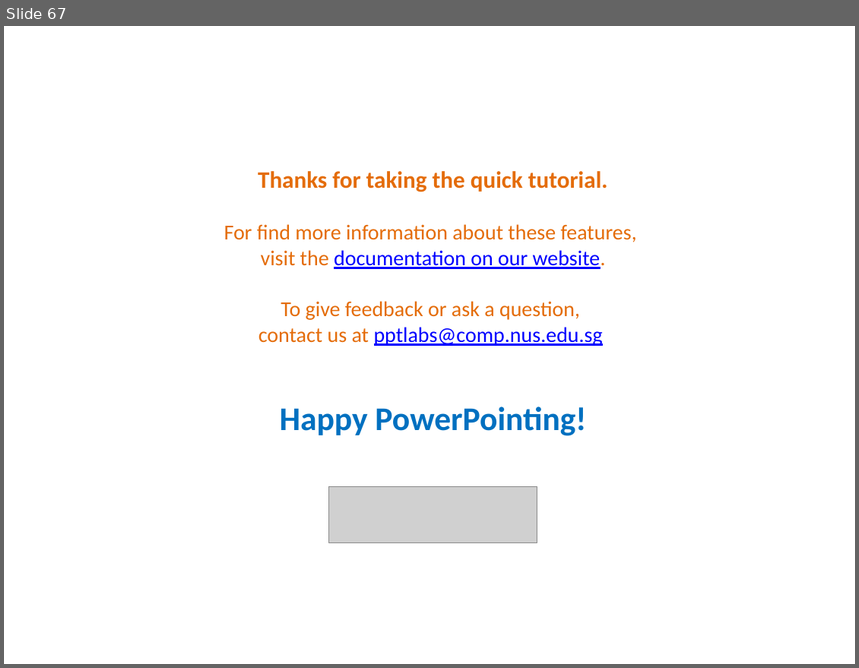
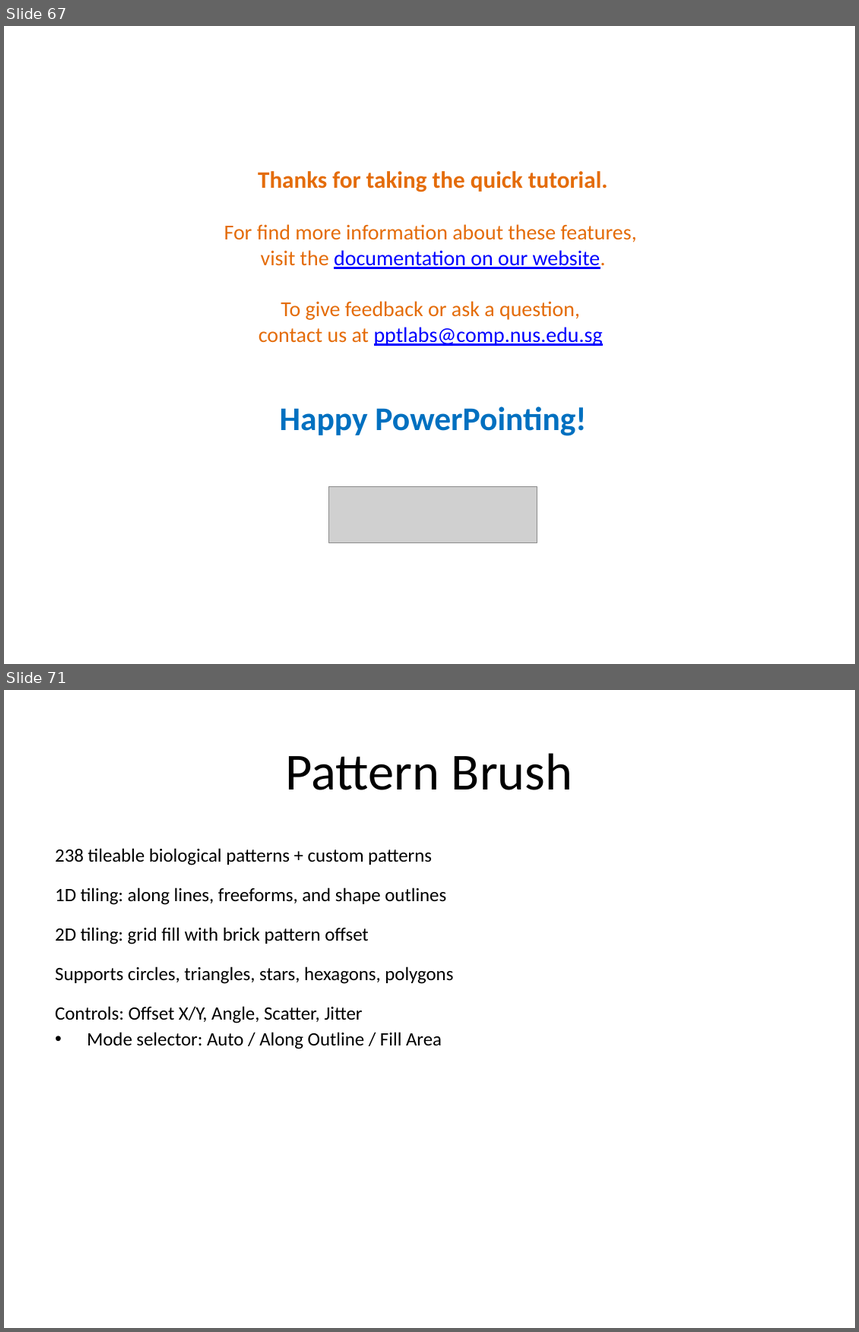
Before and after one commit to TriasJ/BiomedPPTX, a slide deck: doc/Tutorial.pptx. Shown one above the other, each under a label of ours: slide 67 before the commit, slides 67 and 71 after it; the slides between them are not shown. The pictures are 859x668 and 859x1332 pixels, drawn with LibreOffice and Linux fonts; fonts in the diff are those of the drawing; grey boxes stand for pictures. Boxes give left, top, right and bottom in pixels: in the first picture for what was removed or moved away, otherwise in the second. Text is boxed around its words. In the diff, an @@ line names an element or a change of style, - is before the commit and + after.

```diff
--- a/doc/Tutorial.pptx
+++ b/doc/Tutorial.pptx
@@ slide 71 added at (4,690,855,1328), background #FFFFFF @@
@@ title added at (286,753,573,790), 44 pt, text #000000 @@
+Pattern Brush
@@ text added at (55,848,453,1049), 16 pt, text #000000 @@
+• 238 tileable biological patterns + custom patterns
+  1D tiling: along lines, freeforms, and shape outlines
+  2D tiling: grid fill with brick pattern offset
+  Supports circles, triangles, stars, hexagons, polygons
+  Controls: Offset X/Y, Angle, Scatter, Jitter
+  Mode selector: Auto / Along Outline / Fill Area
```
Also in this commit, not shown: 7 other slides added, 1 other file.
